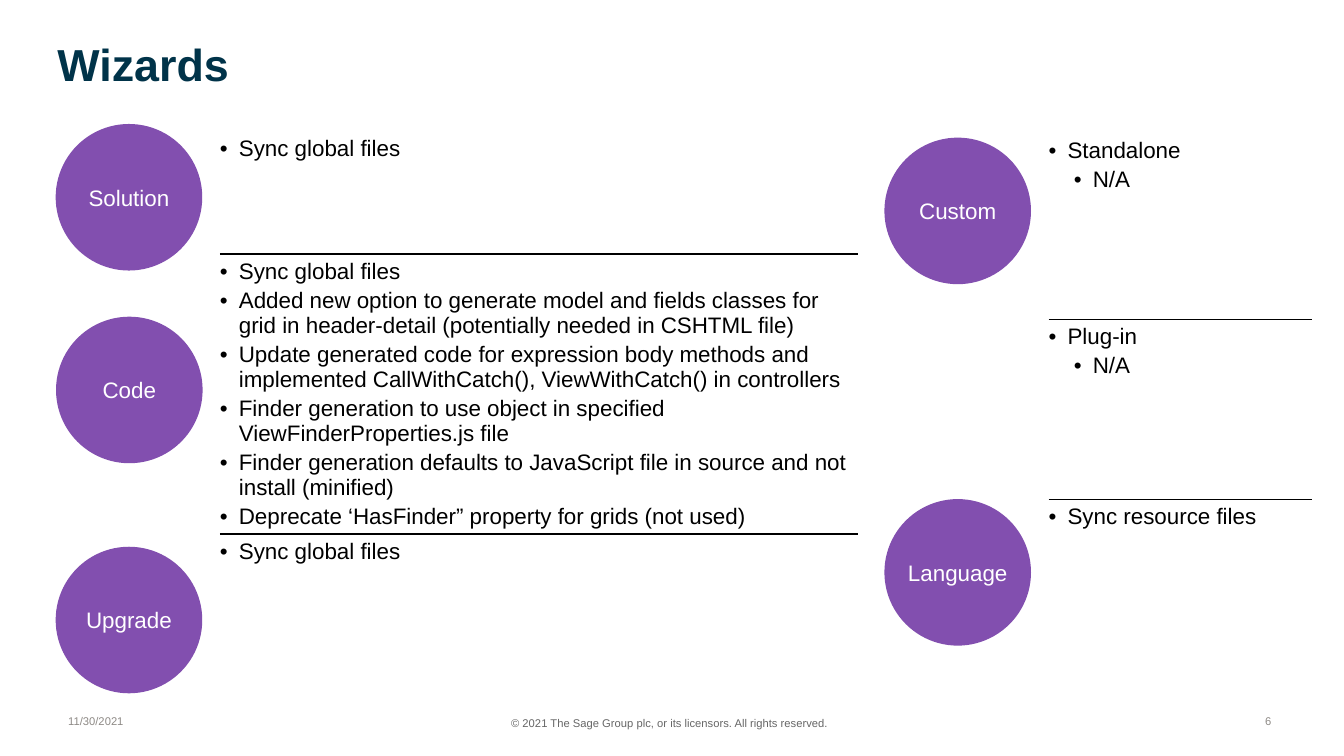
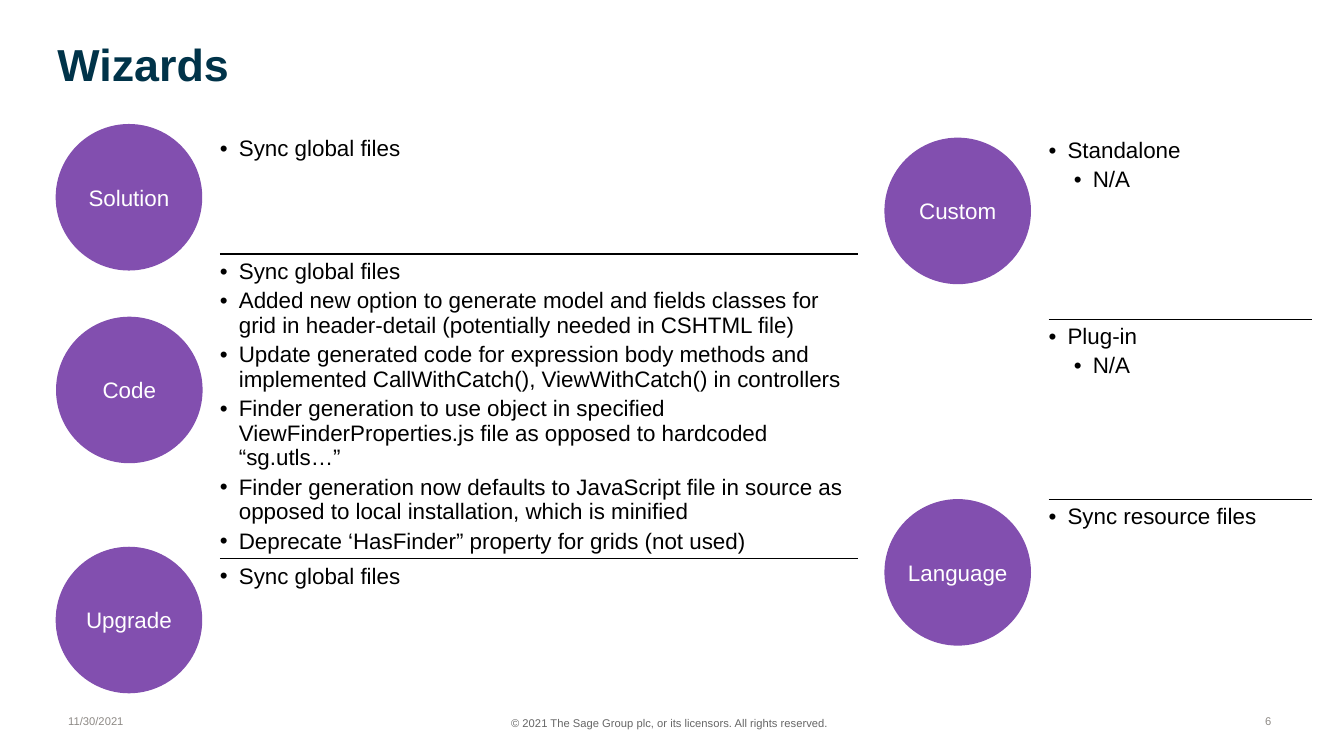
Before and after one commit to SageNADev/Sage300-SDK, a slide deck: slide 6 of docs/presentations/Sage300SDK_2022_1WebSDKOverview.pptx. Drawn at 1344x756 pixels with LibreOffice and Linux fonts; fonts in the diff are those of the drawing; background and template pictures are left out. Boxes give left, top, right and bottom in pixels: in the first picture for what was removed or moved away, otherwise in the second. Text is boxed around its words. In the diff, an @@ line names an element or a change of style, - is before the commit and + after.

```diff
--- a/docs/presentations/Sage300SDK_2022_1WebSDKOverview.pptx
+++ b/docs/presentations/Sage300SDK_2022_1WebSDKOverview.pptx
@@ table at bbox=[220, 132, 858, 756] @@
-row 2, column 1: Sync global files / Added new option to generate model and fields classes for grid in header-detail (potentially needed in CSHTML file) / Update generated code for expression body methods and implemented CallWithCatch(), ViewWithCatch() in controllers / Finder generation to use object in specified ViewFinderProperties.js file / Finder generation defaults to JavaScript file in source and not install (minified) / Deprecate ‘HasFinder” property for grids (not used)
+row 2, column 1: Sync global files / Added new option to generate model and fields classes for grid in header-detail (potentially needed in CSHTML file) / Update generated code for expression body methods and implemented CallWithCatch(), ViewWithCatch() in controllers / Finder generation to use object in specified ViewFinderProperties.js file as opposed to hardcoded “sg.utls…” / Finder generation now defaults to JavaScript file in source as opposed to local installation, which is minified / Deprecate ‘HasFinder” property for grids (not used)
```
Also in this commit, not shown: 1 other slide changed.
